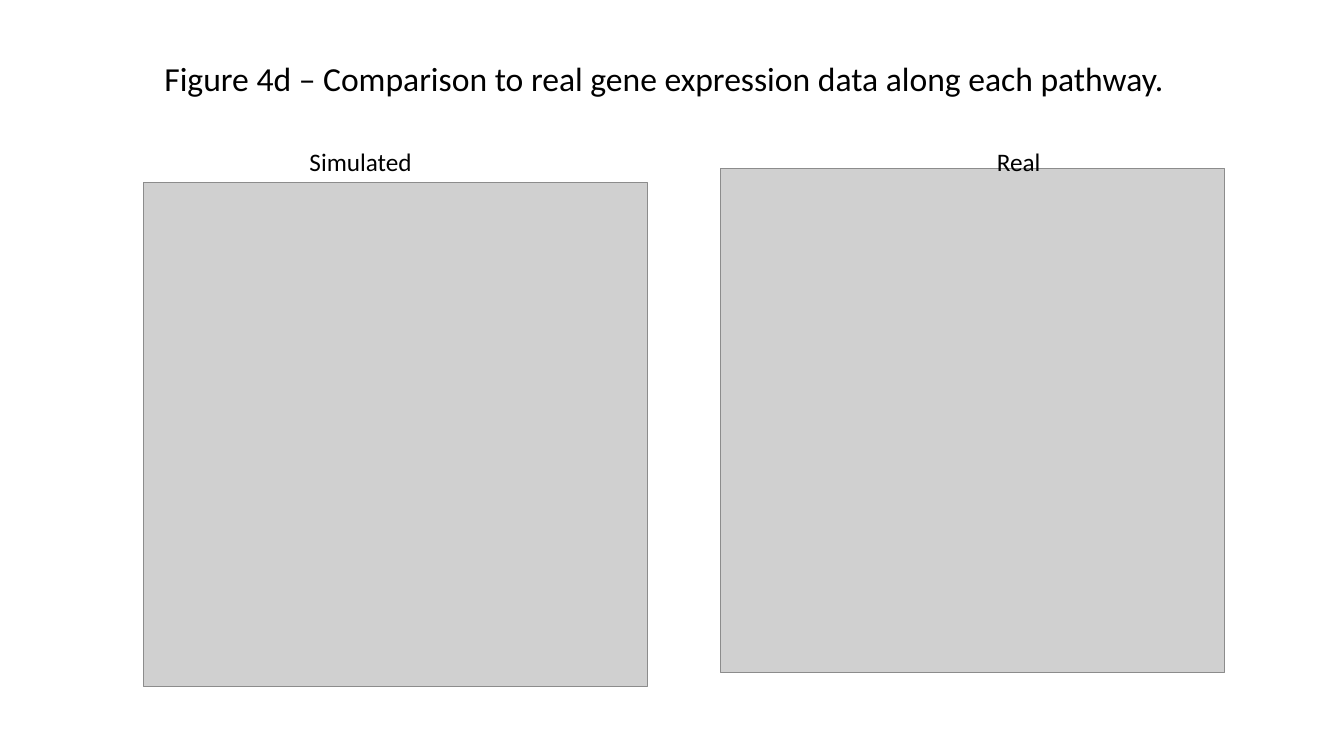
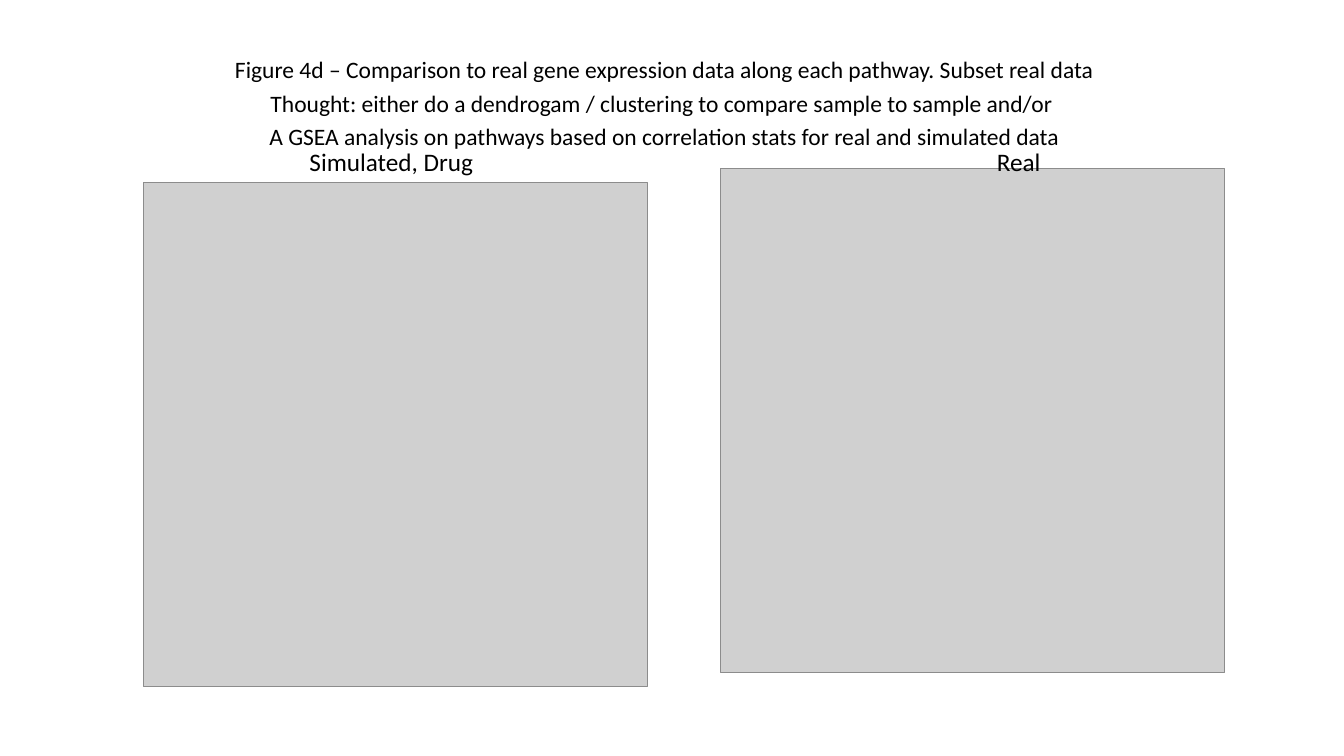
Before and after one commit to FertigLab/CancerInSilico-Figures, a slide deck: slide 8 of Figure_Overview.pptx (slide 10 before the commit). Drawn at 1344x756 pixels with LibreOffice and Linux fonts; fonts in the diff are those of the drawing; grey boxes stand for pictures. Boxes give left, top, right and bottom in pixels: in the first picture for what was removed or moved away, otherwise in the second. Text is boxed around its words. In the diff, an @@ line names an element or a change of style, - is before the commit and + after.

```diff
--- a/Figure_Overview.pptx
+++ b/Figure_Overview.pptx
@@ subtitle at [235, 61, 1093, 149]: text changed; size 24 to 16.8 pt @@
-Figure 4d – Comparison to real gene expression data along each pathway.
+Figure 4d – Comparison to real gene expression data along each pathway. Subset real data
+Thought: either do a dendrogam / clustering to compare sample to sample and/or
+A GSEA analysis on pathways based on correlation stats for real and simulated data
@@ text at [309, 153, 473, 176]: text changed @@
-Simulated
+Simulated, Drug
```
Also in this commit, not shown: 3 other slides changed, 2 slides removed, 13 other files.
